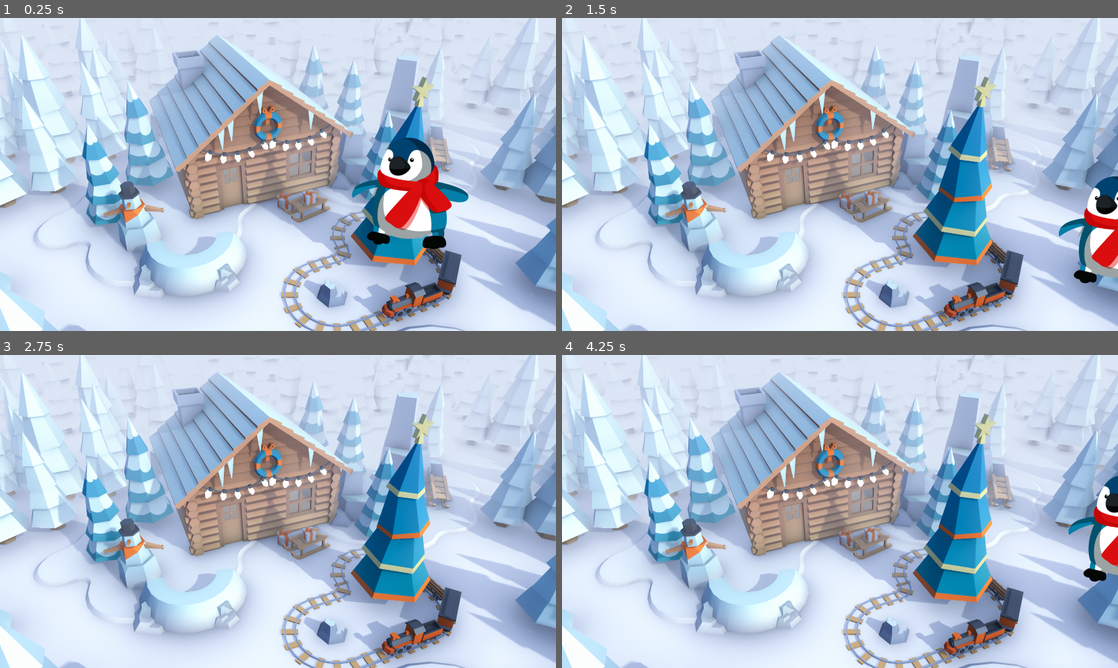
Above: before the commit, frames 1-4 (two rows, left to right).
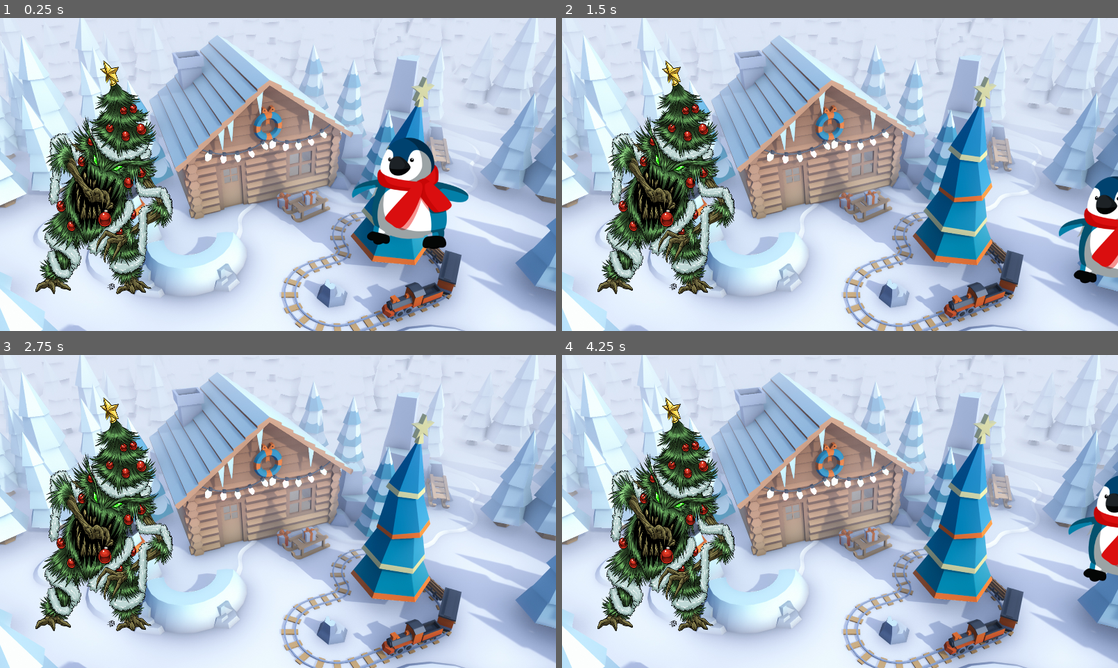
Above: after the commit, the same moments.

Repository: machen18/Mandy-Chen-Performance-Task-Senior-Final
Game: Godot game, scene res://world.tscn
Same seed, same stepped clock (60 frames per second), same inputs: the game is played once before the commit and once after it.
Inputs:
- Up to frame 1 (0.25 s): no input
- Up to frame 2 (1.5 s): tap Enter at 0.5 s; hold Right (move_right) 0.53-1.28 s; hold Down (move_down) from 1.28 s (still down)
- Up to frame 3 (2.75 s): release Down (move_down) at 2.03 s; hold Right (move_right) from 2.03 s (still down)
- Up to frame 4 (4.25 s): tap Space at 2.75 s; release Right (move_right) at 2.78 s; hold Up (move_up) 2.78-3.53 s; tap Enter at 3.5 s; hold Left (move_left) from 3.53 s (still down)

The runs differ from the first frame. In frame 1, 9.5% of the frame differs, in the area x 6-32%, y 13-89%; in frame 2, 9.5%; in frame 3, 9.5%; in frame 4, 9.5%.

Commit message:
collisions setup

Diff:
--- a/Player.gd
+++ b/Player.gd
@@ -22,3 +22,7 @@
 		velocity = velocity.normalized() * speed
 
 	position += velocity * delta
+
+
+func _on_body_entered(body):
+		hide()
--- a/player.tscn
+++ b/player.tscn
@@ -18,3 +18,5 @@
 [node name="CollisionShape2D" type="CollisionShape2D" parent="."]
 position = Vector2(845, 357)
 shape = SubResource("CapsuleShape2D_dlg10")
+
+[connection signal="body_entered" from="." to="." method="_on_body_entered"]
--- a/world.tscn
+++ b/world.tscn
@@ -1,7 +1,8 @@
-[gd_scene load_steps=3 format=3 uid="uid://duemjd0qhekrw"]
+[gd_scene load_steps=4 format=3 uid="uid://duemjd0qhekrw"]
 
 [ext_resource type="Texture2D" uid="uid://bwmny50vdxvr1" path="res://assets/wallpaperCabin.jpg" id="1_85gfb"]
 [ext_resource type="PackedScene" uid="uid://btyflsdha4o3y" path="res://player.tscn" id="2_8sbgg"]
+[ext_resource type="PackedScene" uid="uid://ckq0xpnmd3e6b" path="res://enemy.tscn" id="3_4oq2l"]
 
 [node name="World" type="Node2D"]
 
@@ -11,3 +12,5 @@
 centered = false
 
 [node name="Player" parent="." instance=ExtResource("2_8sbgg")]
+
+[node name="Enemy" parent="." instance=ExtResource("3_4oq2l")]
